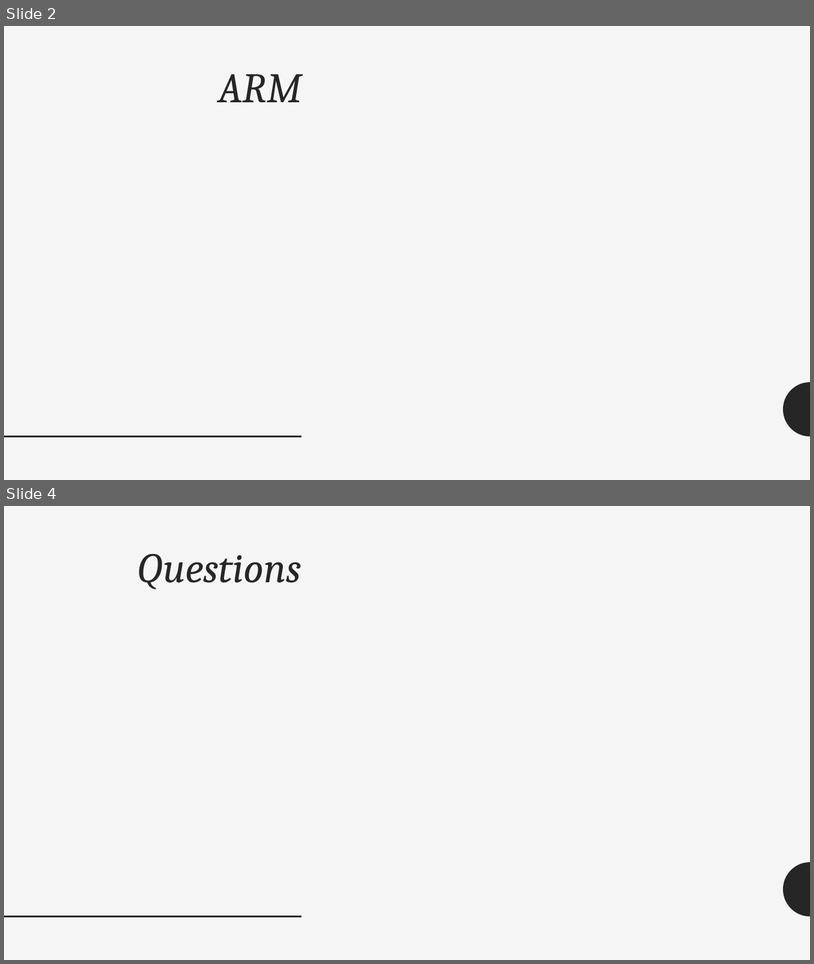
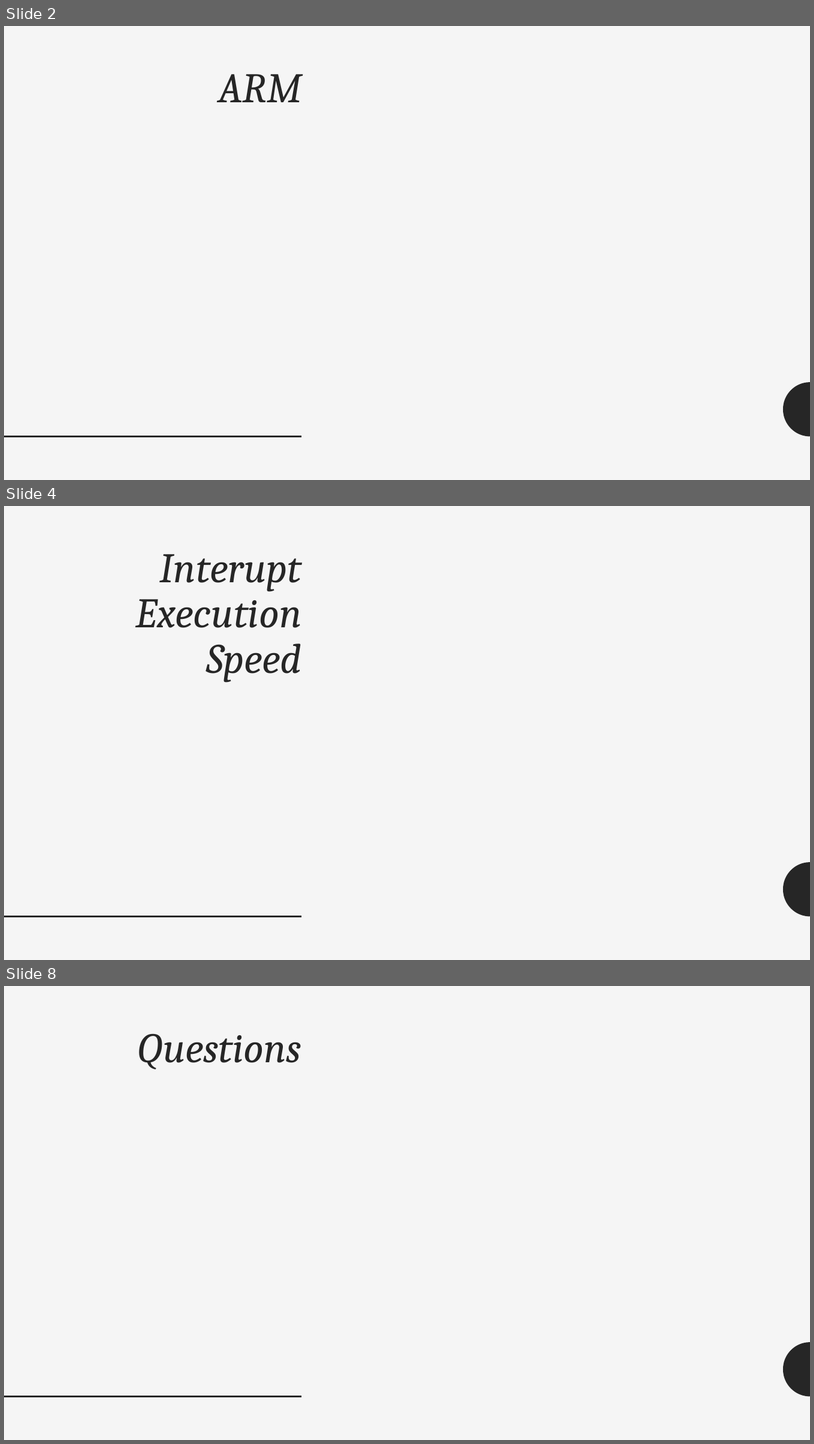
Before and after one commit to manuwira/intro_Team6, a slide deck: PräsentationIntro.pptx. Shown one above the other, each under a label of ours: slides 2 and 4 before the commit, slides 2, 4 and 8 after it; the slides between them are not shown. The pictures are 814x964 and 814x1444 pixels, drawn with LibreOffice and Linux fonts; fonts in the diff are those of the drawing. Boxes give left, top, right and bottom in pixels: in the first picture for what was removed or moved away, otherwise in the second. Text is boxed around its words. In the diff, an @@ line names an element or a change of style, - is before the commit and + after.

```diff
--- a/PräsentationIntro.pptx
+++ b/PräsentationIntro.pptx
@@ slide 4 added at (4,506,810,960), background #F5F5F5; not listed: 2 template elements that a slide beside it also shows @@
@@ title added at (136,554,302,682), 50 pt, text #262626, italic @@
+Interupt Execution Speed
@@ what was slide 4 is now slide 8 @@
```
Also in this commit, not shown: 1 slide changed, 3 other slides added.
